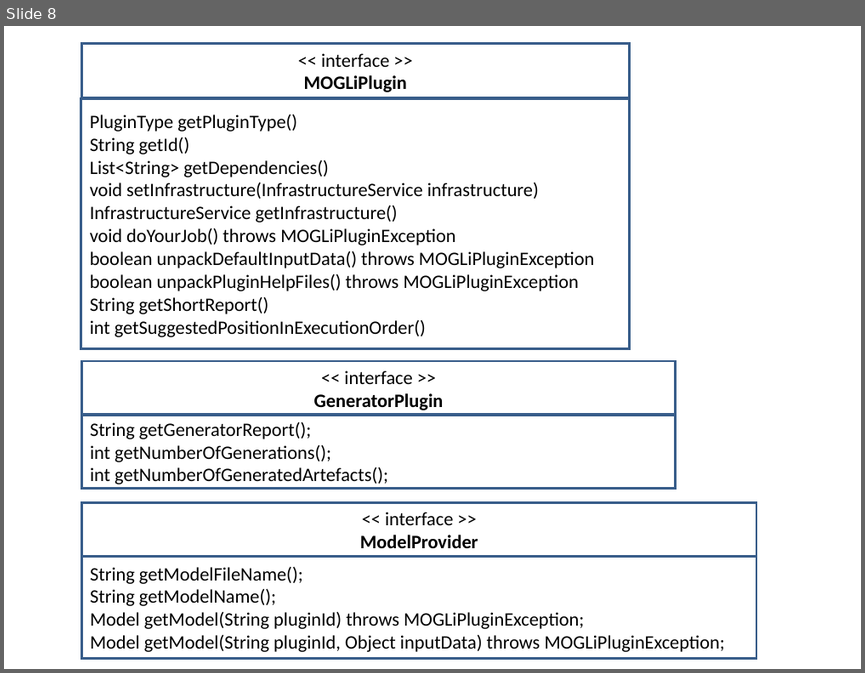
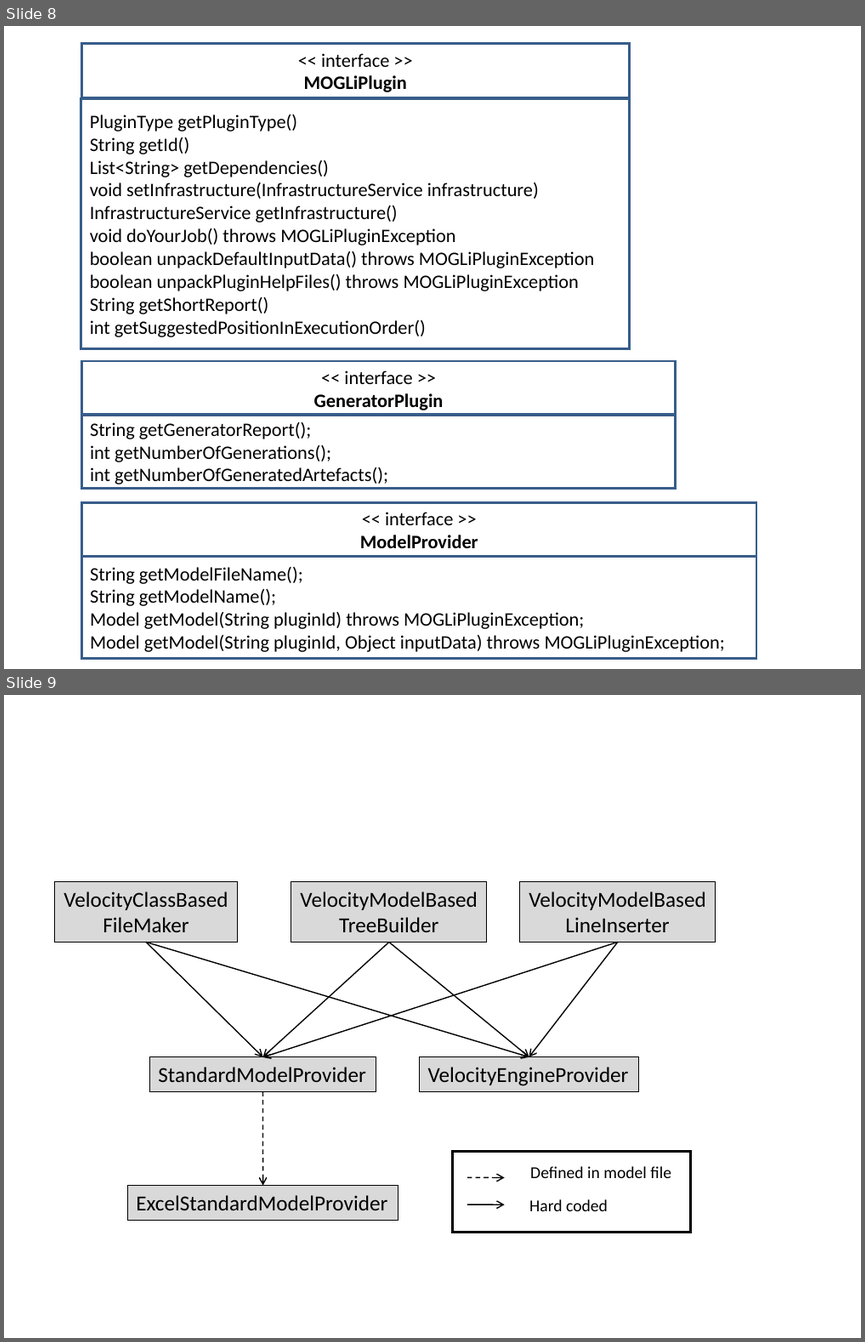
Before and after one commit to iks-gmbh-tools/MOGLiCodeCreator, a slide deck: application/arcPictures/Views.ppt. Shown one above the other, each under a label of ours: slide 8 before the commit, slides 8 and 9 after it. The pictures are 865x673 and 865x1342 pixels, drawn with LibreOffice and Linux fonts; fonts in the diff are those of the drawing. Boxes give left, top, right and bottom in pixels: in the first picture for what was removed or moved away, otherwise in the second. Text is boxed around its words. In the diff, an @@ line names an element or a change of style, - is before the commit and + after.

```diff
--- a/application/arcPictures/Views.ppt
+++ b/application/arcPictures/Views.ppt
@@ slide 9 added at box(4, 695, 861, 1338), background #FFFFFF @@
@@ rectangle added at box(54, 882, 237, 941), fill #D9D9D9, outline #000000 0.74 pt, 18 pt, text #000000 @@
+VelocityClassBased
+FileMaker
@@ rectangle added at box(291, 882, 487, 941), fill #D9D9D9, outline #000000 0.74 pt, 18 pt, text #000000 @@
+VelocityModelBased
+TreeBuilder
@@ rectangle added at box(520, 882, 715, 941), fill #D9D9D9, outline #000000 0.74 pt, 18 pt, text #000000 @@
+VelocityModelBased
+LineInserter
@@ arrow added from (146, 941) to (262, 1056), #000000 0.99 pt @@
@@ arrow added from (146, 941) to (529, 1056), #000000 0.99 pt @@
@@ arrow added from (389, 941) to (262, 1056), #000000 0.99 pt @@
@@ arrow added from (618, 941) to (262, 1057), #000000 0.99 pt @@
@@ arrow added from (389, 941) to (529, 1056), #000000 0.99 pt @@
@@ arrow added from (618, 941) to (529, 1056), #000000 0.99 pt @@
@@ rectangle added at box(149, 1056, 375, 1091), fill #D9D9D9, outline #000000 0.74 pt, 18 pt, text #000000 @@
+StandardModelProvider
@@ rectangle added at box(420, 1056, 639, 1091), fill #D9D9D9, outline #000000 0.74 pt, 18 pt, text #000000 @@
+VelocityEngineProvider
@@ arrow added from (262, 1092) to (262, 1185), #000000 0.99 pt dashed @@
@@ group added at box(453, 1151, 691, 1232): 2 arrows, 2 texts, 1 rectangle @@
+Hard coded
+Defined in model file
@@ rectangle added at box(127, 1185, 398, 1219), fill #D9D9D9, outline #000000 0.74 pt, 18 pt, text #000000 @@
+ExcelStandardModelProvider
```
Also in this commit, not shown: 1 other file.
